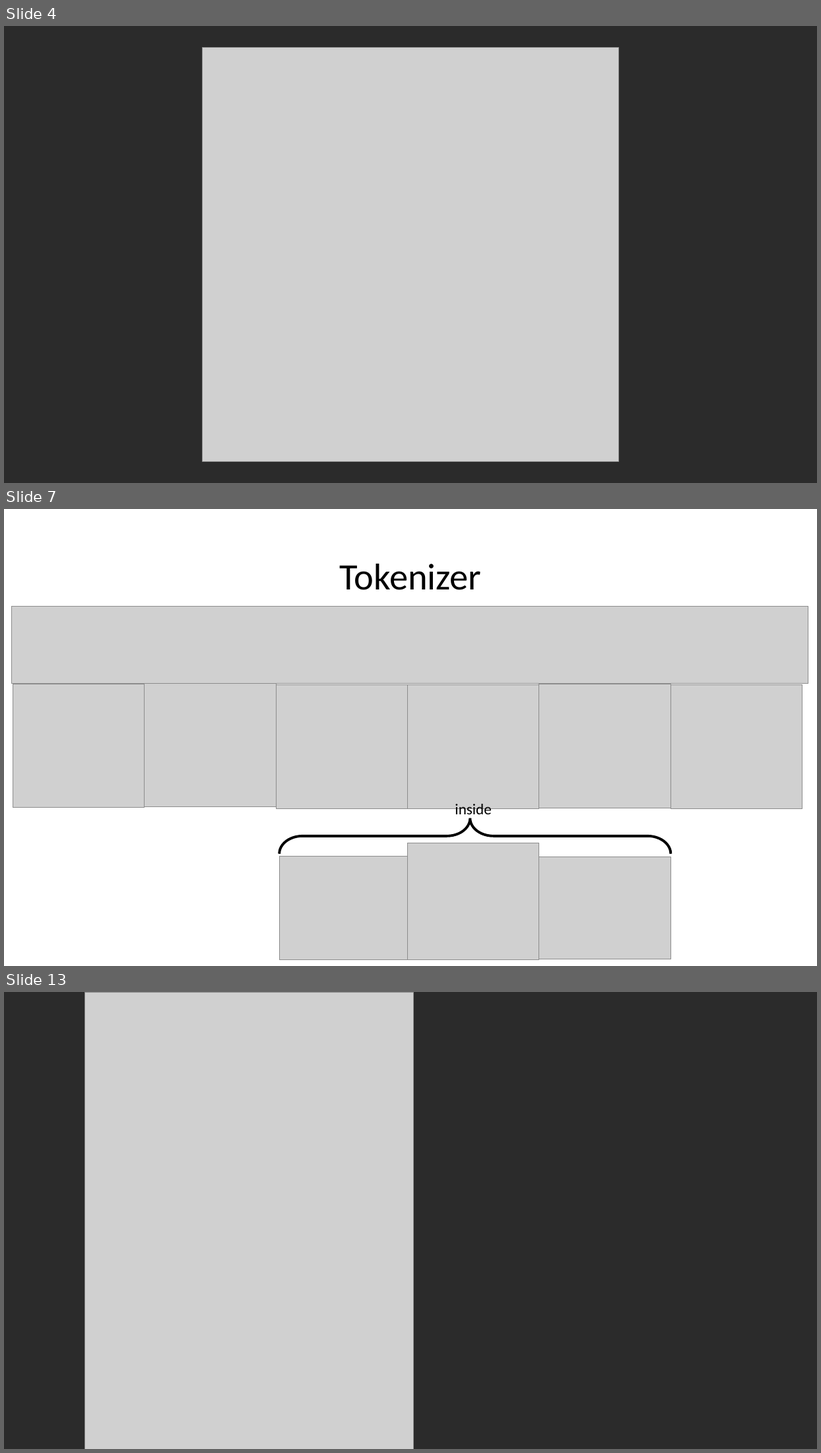
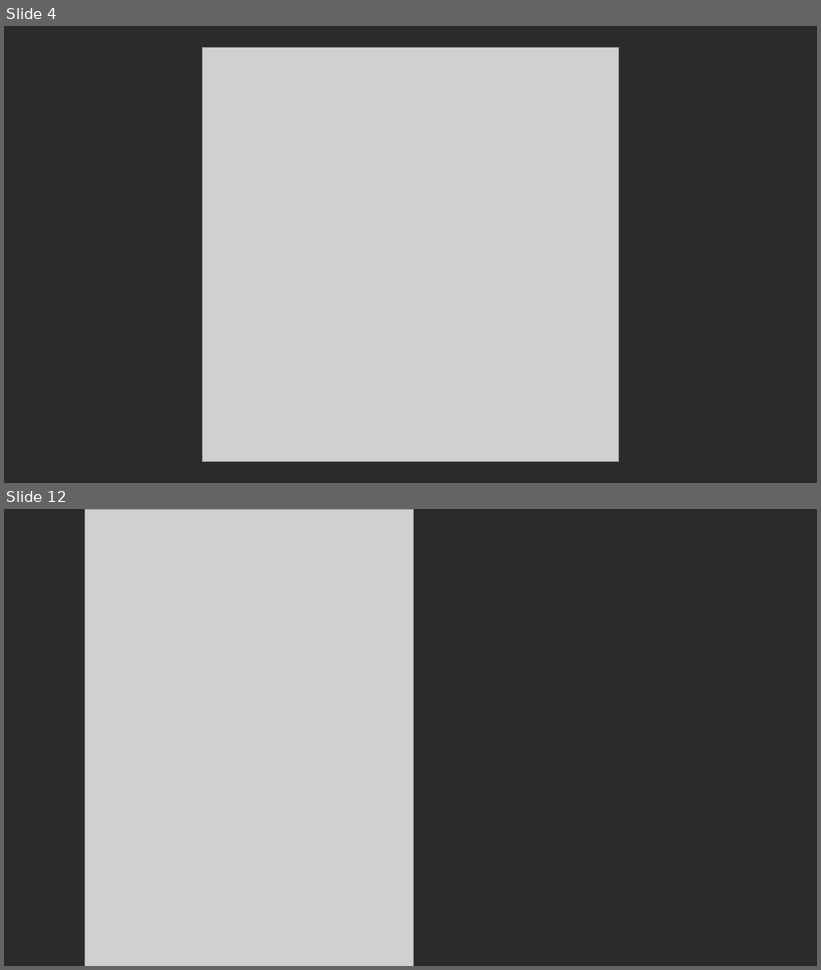
Before and after one commit to Bergschaf/Pyduino, a slide deck: Präsentation/Pyduino_Präsentation.pptx. Shown one above the other, each under a label of ours: slides 4, 7 and 13 before the commit, slides 4 and 12 after it; the slides between them are not shown. The pictures are 821x1453 and 821x970 pixels, drawn with LibreOffice and Linux fonts; fonts in the diff are those of the drawing; grey boxes stand for pictures. Boxes give left, top, right and bottom in pixels: in the first picture for what was removed or moved away, otherwise in the second. Text is boxed around its words. In the diff, an @@ line names an element or a change of style, - is before the commit and + after.

```diff
--- a/Präsentation/Pyduino_Präsentation.pptx
+++ b/Präsentation/Pyduino_Präsentation.pptx
@@ slide 7 removed at [4, 509, 817, 966], background #FFFFFF @@
@@ title removed at [339, 563, 482, 590] @@
-Tokenizer
@@ picture removed at [12, 606, 809, 683] @@
@@ picture removed at [13, 684, 145, 807] @@
@@ picture removed at [145, 684, 276, 807] @@
@@ picture removed at [276, 685, 408, 809] @@
@@ picture removed at [408, 685, 539, 809] @@
@@ picture removed at [539, 684, 671, 809] @@
@@ picture removed at [671, 685, 803, 809] @@
@@ text removed at [455, 804, 491, 819] @@
-inside
@@ left brace removed at [279, 819, 671, 854] @@
@@ picture removed at [408, 843, 539, 960] @@
@@ picture removed at [280, 857, 411, 960] @@
@@ picture removed at [539, 857, 671, 959] @@
@@ what was slide 13 is now slide 12 @@
```
Also in this commit, not shown: 8 slides changed, 1 slide added, 1 other slide removed, 2 other files.
